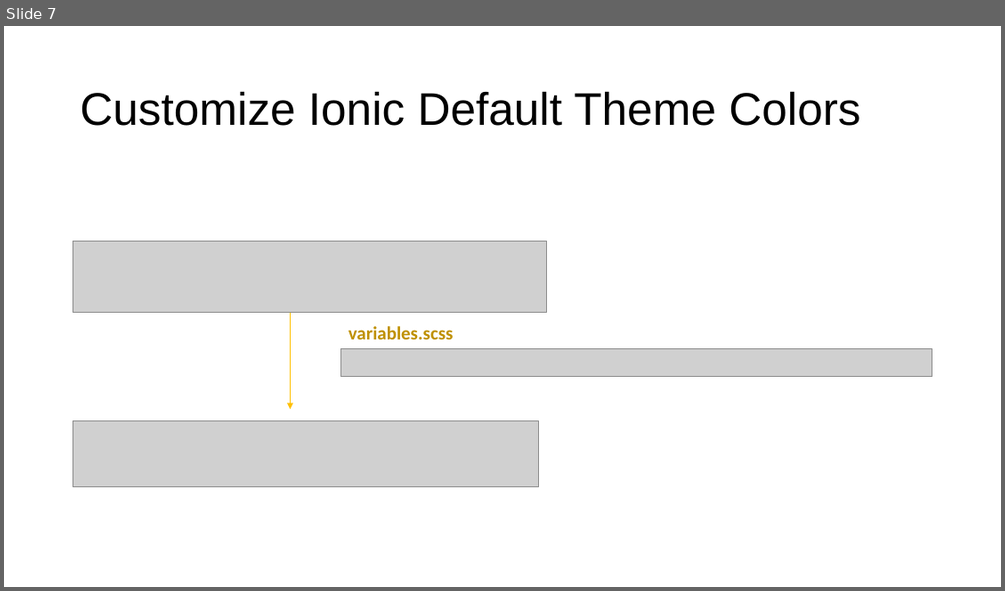
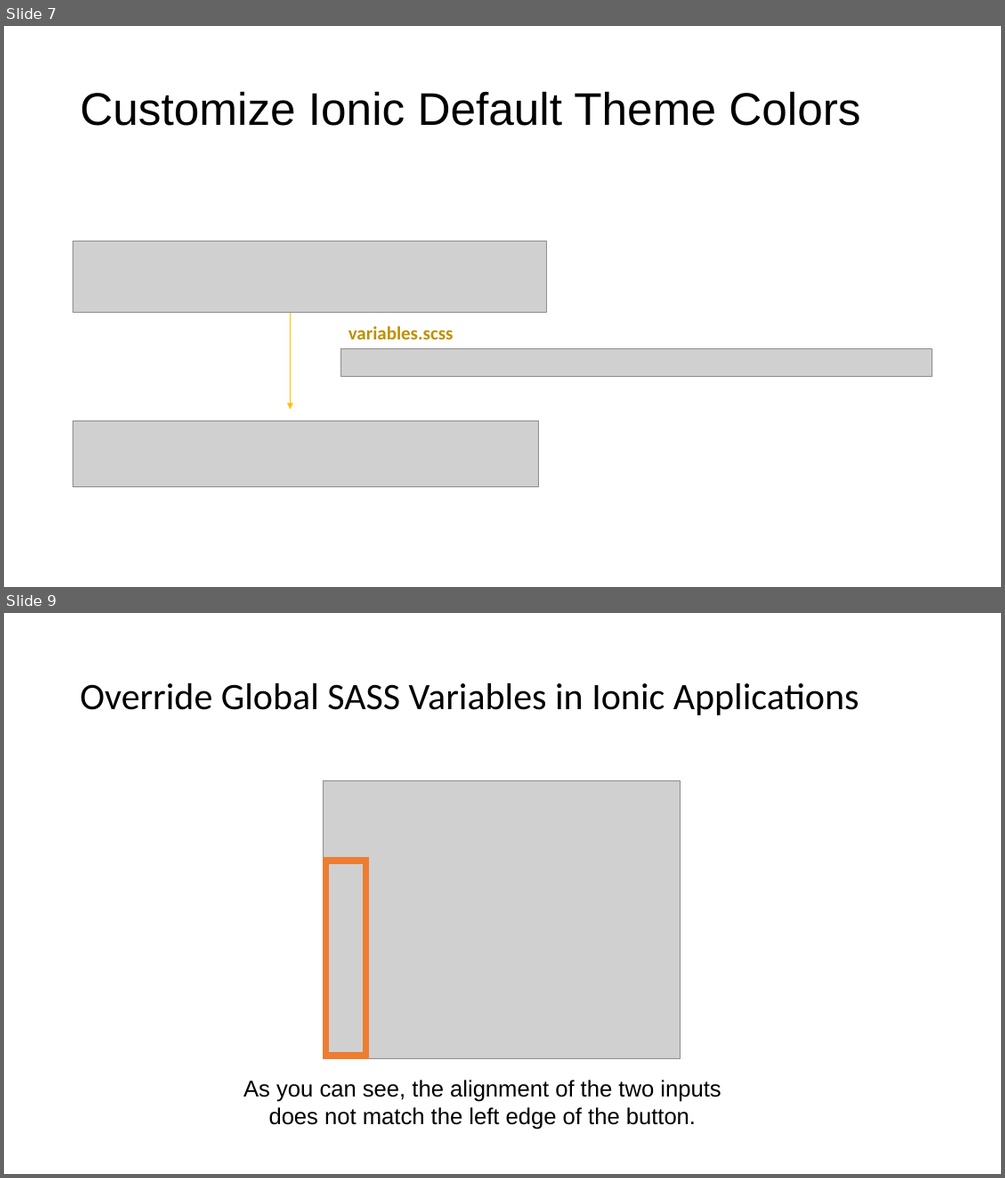
Before and after one commit to fauzisho/ionic-module-learning, a slide deck: 3. Design and Themes/Design and Theme.pptx. Shown one above the other, each under a label of ours: slide 7 before the commit, slides 7 and 9 after it; the slides between them are not shown. The pictures are 1005x591 and 1005x1178 pixels, drawn with LibreOffice and Linux fonts; fonts in the diff are those of the drawing; grey boxes stand for pictures. Boxes give left, top, right and bottom in pixels: in the first picture for what was removed or moved away, otherwise in the second. Text is boxed around its words. In the diff, an @@ line names an element or a change of style, - is before the commit and + after.

Commit message:
Override Global SASS Variables in Ionic Applications

```diff
--- a/3. Design and Themes/Design and Theme.pptx
+++ b/3. Design and Themes/Design and Theme.pptx
@@ slide 9 added at (4,613,1001,1174), background #FFFFFF @@
@@ title added at (80,683,859,715), 36 pt, text #000000 @@
+Override Global SASS Variables in Ionic Applications
@@ picture added at (323,780,680,1059) @@
@@ frame added at (323,858,368,1059), fill #ED7D31, outline #ED7D31 1 pt @@
@@ text added at (243,1079,720,1129), 22 pt, text #000000 @@
+As you can see, the alignment of the two inputs
+does not match the left edge of the button.
```
Also in this commit, not shown: 4 other slides added, 3 other files.
